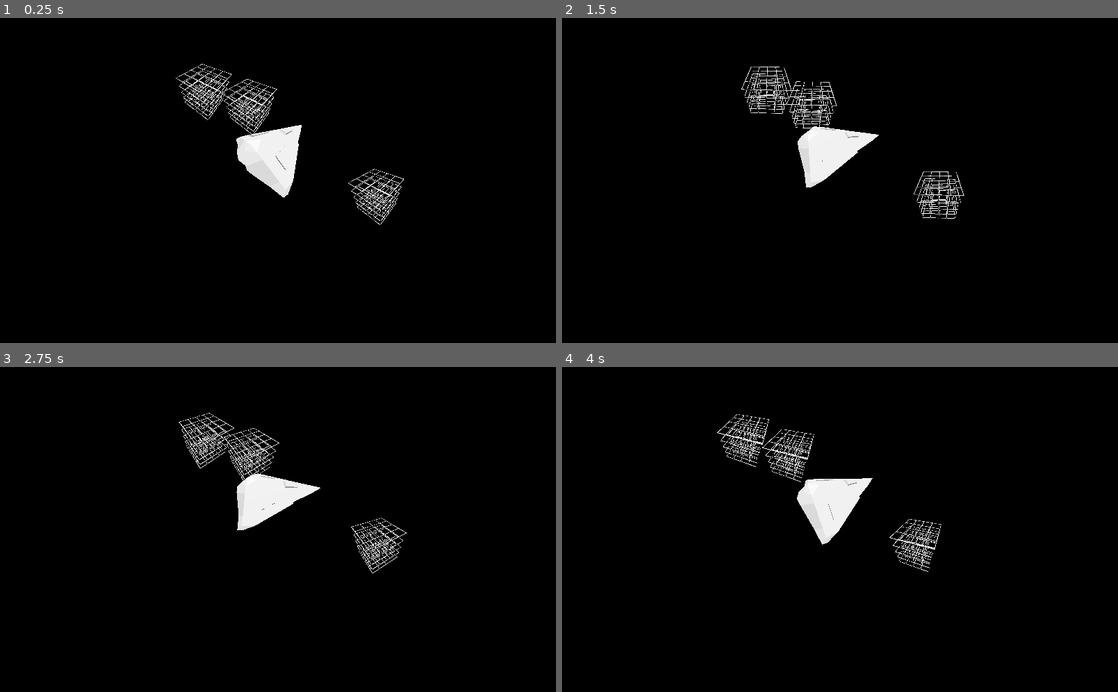
Above: before the commit, frames 1-4 (two rows, left to right).
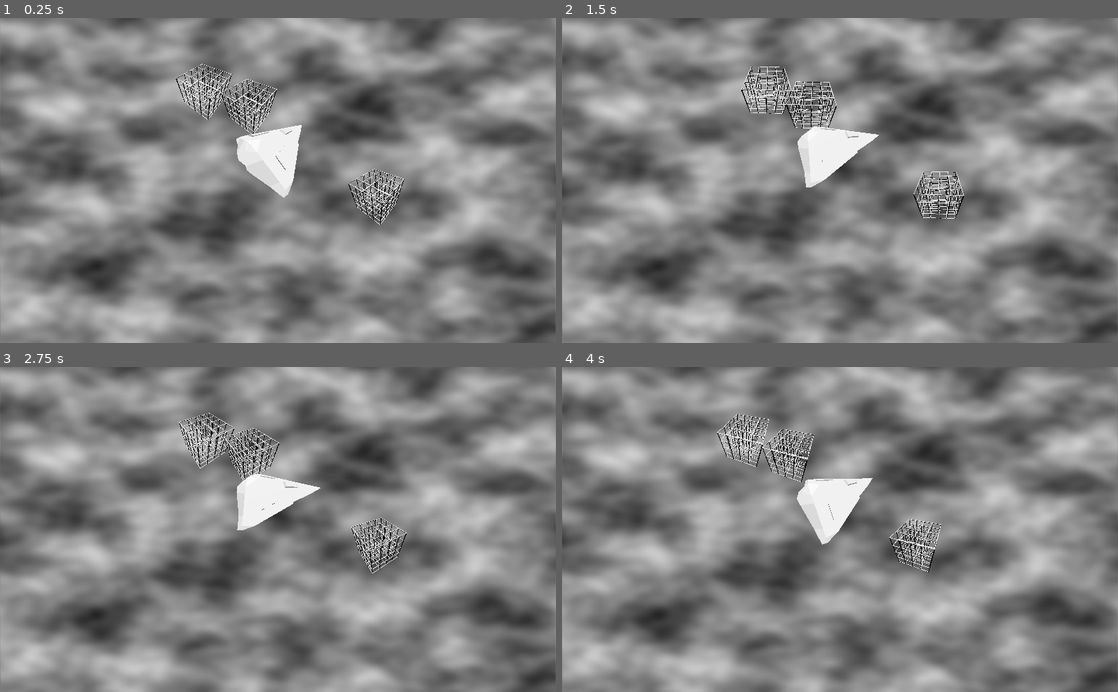
Above: after the commit, the same moments.

Repository: EamonnMR/galactic-night
Game: Godot game, scene res://main.tscn
Same seed, same stepped clock (60 frames per second), same inputs: the game is played once before the commit and once after it.
Inputs:
- Up to frame 1 (0.25 s): no input
- Up to frame 2 (1.5 s): hold Right (ui_right) 0.53-1.28 s; hold Left (ui_left) from 1.28 s (still down)
- Up to frame 3 (2.75 s): release Left (ui_left) at 2.03 s; hold Right (ui_right) from 2.03 s (still down)
- Up to frame 4 (4 s): release Right (ui_right) at 2.78 s; hold Up (ui_up) 2.78-3.53 s; hold Left (ui_left) from 3.53 s (still down)

The runs differ from the first frame. In frame 1, 97% of the frame differs, in the area x 0-100%, y 0-100%; in frame 2, 97%; in frame 3, 97%; in frame 4, 97%.

Commit message:
Background for 3d world

Diff:
--- a/default_env.tres
+++ b/default_env.tres
@@ -3,6 +3,6 @@
 [sub_resource type="ProceduralSky" id=1]
 
 [resource]
-background_mode = 1
 background_sky = SubResource( 1 )
+background_canvas_max_layer = -1
 ambient_light_energy = 0.3
--- a/main.tscn
+++ b/main.tscn
@@ -1,10 +1,19 @@
-[gd_scene load_steps=11 format=2]
+[gd_scene load_steps=14 format=2]
 
 [ext_resource path="res://perspective.gdshader" type="Shader" id=1]
 [ext_resource path="res://MeshInstance.gd" type="Script" id=2]
 [ext_resource path="res://grid.obj" type="ArrayMesh" id=3]
 [ext_resource path="res://asset_sources/xic_prospector_ma.obj" type="ArrayMesh" id=4]
 [ext_resource path="res://Spaceship.gd" type="Script" id=5]
+
+[sub_resource type="OpenSimplexNoise" id=10]
+
+[sub_resource type="NoiseTexture" id=11]
+noise = SubResource( 10 )
+
+[sub_resource type="Environment" id=9]
+background_mode = 4
+background_canvas_max_layer = -1
 
 [sub_resource type="ShaderMaterial" id=6]
 shader = ExtResource( 1 )
@@ -32,20 +41,34 @@
 shader_param/inv_xform = null
 shader_param/S = 0.5
 
-[node name="Spatial" type="Spatial"]
+[node name="Node" type="Node"]
 
-[node name="CameraTransform" type="Spatial" parent="."]
+[node name="Background" type="CanvasLayer" parent="."]
+layer = -1
 
-[node name="Camera" type="Camera" parent="CameraTransform"]
+[node name="Background" type="TextureRect" parent="Background"]
+anchor_right = 1.0
+anchor_bottom = 1.0
+texture = SubResource( 11 )
+expand = true
+
+[node name="WorldEnvironment" type="WorldEnvironment" parent="."]
+environment = SubResource( 9 )
+
+[node name="3d" type="Spatial" parent="."]
+
+[node name="CameraTransform" type="Spatial" parent="3d"]
+
+[node name="Camera" type="Camera" parent="3d/CameraTransform"]
 transform = Transform( 0.707107, 0.5, -0.5, 0, 0.707107, 0.707107, 0.707107, -0.5, 0.5, -4, 4, 4 )
 projection = 1
 size = 9.82505
 far = 500.0
 
-[node name="Spaceship" type="KinematicBody" parent="."]
+[node name="Spaceship" type="KinematicBody" parent="3d"]
 script = ExtResource( 5 )
 
-[node name="Graphics" type="MeshInstance" parent="Spaceship"]
+[node name="Graphics" type="MeshInstance" parent="3d/Spaceship"]
 transform = Transform( -1, 0, -8.74228e-08, 0, 1, 0, 8.74228e-08, 0, -1, 0, 0, 0 )
 mesh = ExtResource( 4 )
 skeleton = NodePath("../..")
@@ -53,38 +76,38 @@
 script = ExtResource( 2 )
 spin_aimlessly = false
 
-[node name="CameraFollower" type="RemoteTransform" parent="Spaceship"]
+[node name="CameraFollower" type="RemoteTransform" parent="3d/Spaceship"]
 remote_path = NodePath("../../CameraTransform")
 update_rotation = false
 update_scale = false
 
-[node name="MeshInstance" type="MeshInstance" parent="Spaceship"]
+[node name="MeshInstance" type="MeshInstance" parent="3d/Spaceship"]
 transform = Transform( -4.37114e-08, 1, -4.37114e-08, 0, -1.10364e-08, -0.252484, -0.470493, -2.05659e-08, 8.98964e-16, 3.8294, 0, 0 )
 visible = false
 mesh = SubResource( 7 )
 material/0 = null
 
-[node name="MeshInstance3" type="MeshInstance" parent="."]
+[node name="MeshInstance3" type="MeshInstance" parent="3d"]
 transform = Transform( 1, 0, 0, 0, 1, 0, 0, 0, 1, 0.507011, 0, -1.71519 )
 mesh = ExtResource( 3 )
 material/0 = SubResource( 3 )
 script = ExtResource( 2 )
 
-[node name="MeshInstance4" type="MeshInstance" parent="."]
+[node name="MeshInstance4" type="MeshInstance" parent="3d"]
 transform = Transform( 1, 0, 0, 0, 1, 0, 0, 0, 1, 0.507011, 0, 3.72169 )
 mesh = ExtResource( 3 )
 material/0 = SubResource( 4 )
 script = ExtResource( 2 )
 
-[node name="Asteroid" type="RigidBody" parent="."]
+[node name="Asteroid" type="RigidBody" parent="3d"]
 transform = Transform( 1, 0, 0, 0, 1, 0, 0, 0, 1, 0, 0, -3.12977 )
 axis_lock_linear_y = true
 
-[node name="MeshInstance2" type="MeshInstance" parent="Asteroid"]
+[node name="MeshInstance2" type="MeshInstance" parent="3d/Asteroid"]
 mesh = ExtResource( 3 )
 skeleton = NodePath("../..")
 material/0 = SubResource( 5 )
 script = ExtResource( 2 )
 
-[node name="DirectionalLight" type="DirectionalLight" parent="."]
+[node name="DirectionalLight" type="DirectionalLight" parent="3d"]
 transform = Transform( 1, 0, 0, 0, -4.37114e-08, 1, 0, -1, -4.37114e-08, 0, 0, 0 )
